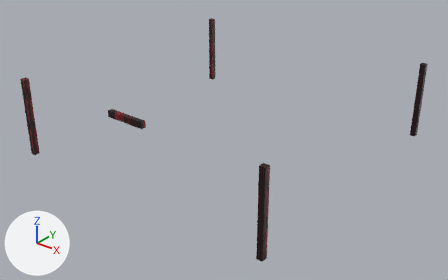
What one commit did to the glTF model assets/Models/accent-skin-3.glb.
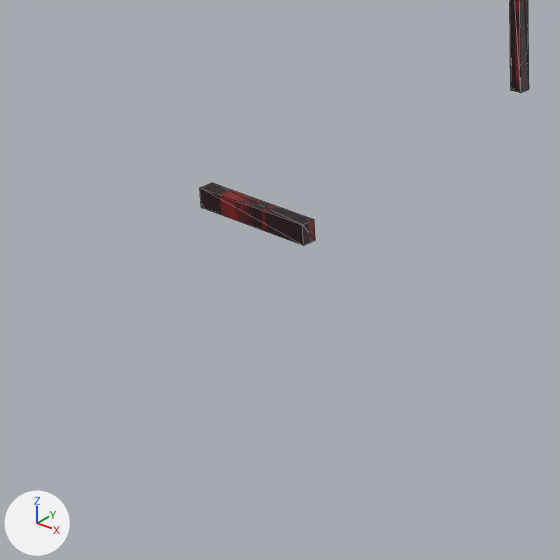
Old and new are each drawn whole from a camera (50 mm lens) standing at (17.91, -22.91, 14.31) and looking at (0.18, -0.75, 0.57) and again close up on the part from 10% to 50% of the width and 18% to 83% of the height. The lights are fixed; the arrows at lower left show +X, +Y and +Z. The older version's two pictures come first. The close-ups show mesh edges as thin lines. Vertices at exactly the same position are counted once.

The older version as bpy lines, for what is in view:
```python
me_mesh_0 = bpy.data.meshes.new('Mesh_0')
me_mesh_0.from_pydata(...)  # a box spanning x -1.0..1.0, y -7.11..-6.89, z 3.7..4.0; a box spanning x 6.86..7.14, y 6.86..7.14, z 0.0..4.0; a box spanning x -7.14..-6.86, y 6.86..7.14, z 0.0..4.0; a box spanning x 6.86..7.14, y -7.14..-6.86, z 0.0..4.0; a box spanning x -7.14..-6.86, y -7.14..-6.86, z 0.0..4.0
me_mesh_0.materials.append(mat_accent)  # picture img_image_0
ob_accent_skin_3 = bpy.data.objects.new('accent-skin-3', me_mesh_0)
ob_accent_skin_3.location = (0.0, 0.0, 0.0)
```
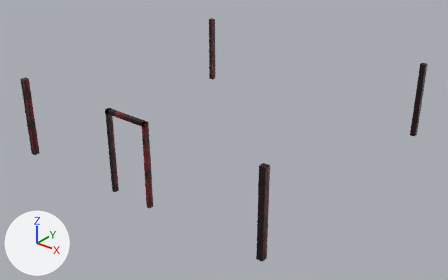
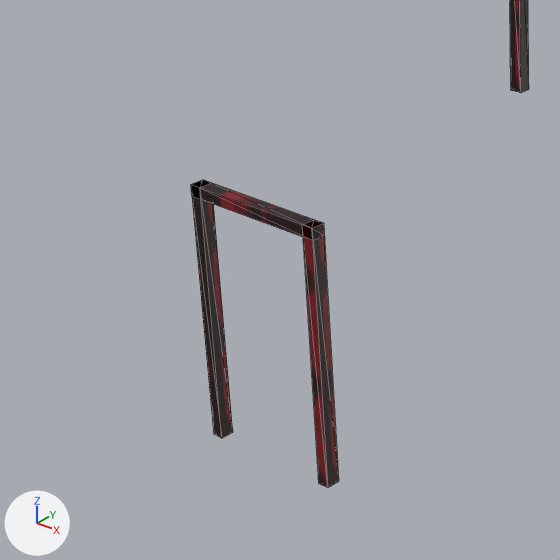
Scene script edits in JSON lines:
```json
{"block": "me_mesh_0", "where": "# used by ob_accent_skin_3; location = (0.0, 0.0, 0.0)"}
{"op": "remove", "block": "me_mesh_0", "code": "me_mesh_0.from_pydata(...)  # 40 vertices, 60 faces; spans x -7.14..7.14, y -7.14..7.14, z 0.0..4.0"}
{"op": "add", "block": "me_mesh_0", "code": "me_mesh_0.from_pydata(...)  # 52 vertices, 84 faces; spans x -7.14..7.14, y -7.14..7.14, z 0.0..4.0"}
{"block": "me_mesh_0", "change": "me_mesh_0 part 1"}
{"block": "me_mesh_0", "change": "4 vertices are removed from x -1.0..1.0, y -7.11..-6.89, z 3.7"}
{"block": "me_mesh_0", "change": "12 faces are deleted"}
{"block": "me_mesh_0", "change": "16 vertices are added at x -1.18..1.18, y -7.11..-6.89, z 0.0..4.0"}
{"block": "me_mesh_0", "change": "36 new faces join them"}
```

Where the change shows, as pixel boxes (x1, y1, x2, y2) in the close-ups (560 x 560 px):
```json
{"object": "accent-skin-3", "change": "reshaped", "before": [200, 0, 529, 245], "after": [191, 0, 529, 488]}
{"part": 1, "of": "me_mesh_0", "change": "built on", "before": [200, 183, 315, 245], "after": [191, 180, 339, 488]}
```
